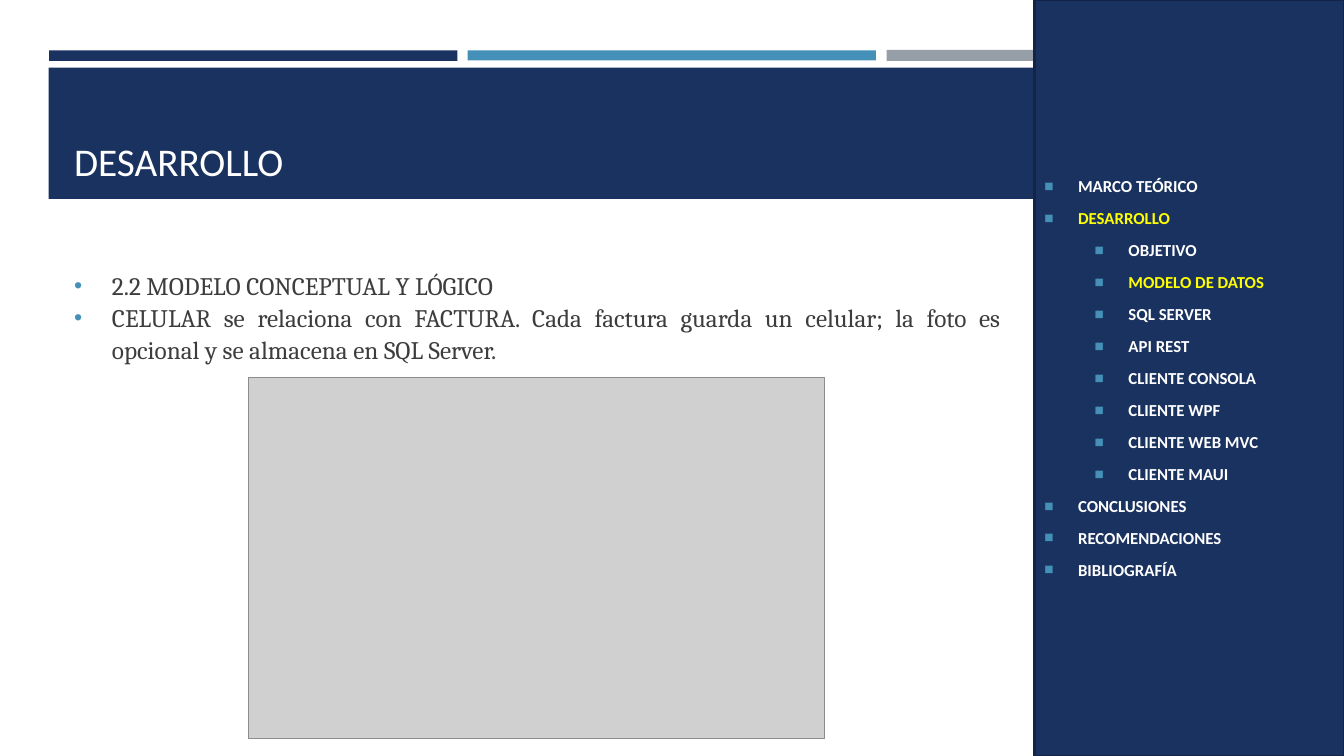
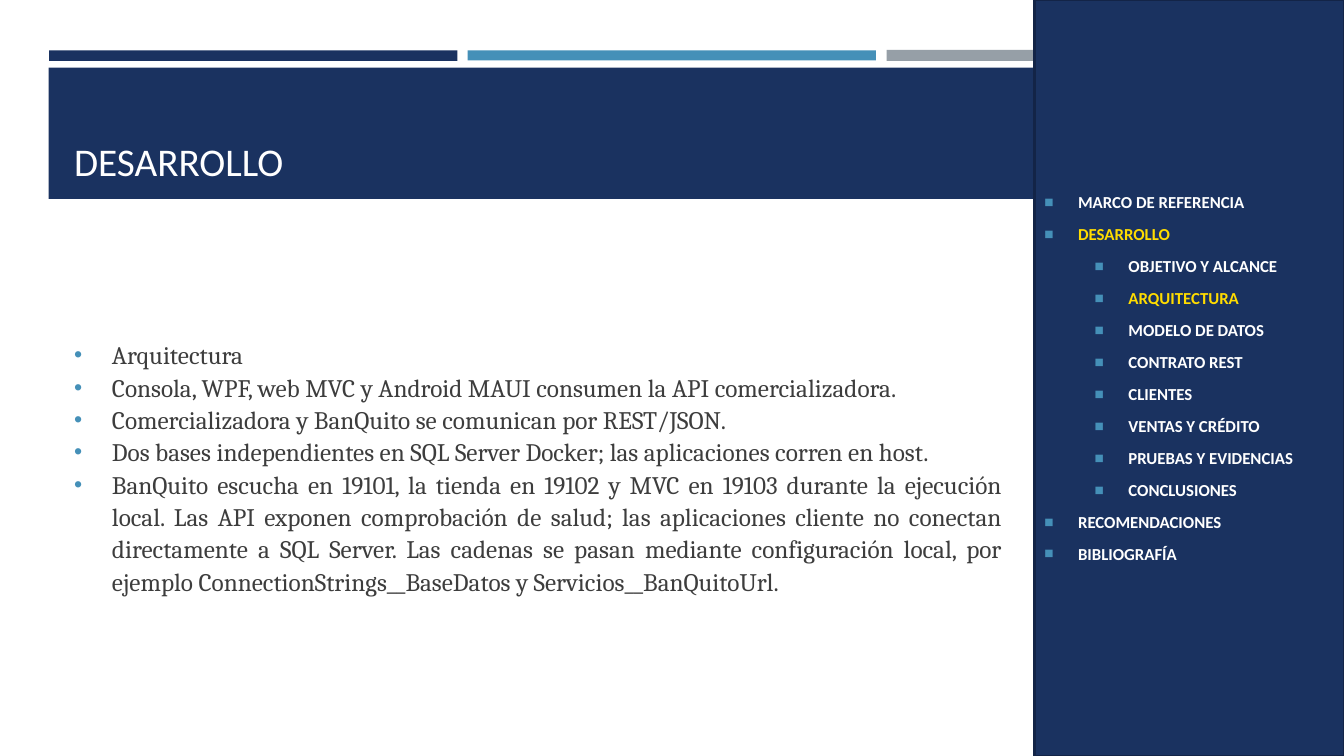
Before and after one commit to gamurigm/examen-arq-1, a slide deck: slide 4 of 05. DOCUMENTACION/02. PRESENTACION/PRESENTACION_CELULAR_BDDLOCAL_RESTFUL_DOTNET_GR09.pptx. Drawn at 1344x756 pixels with LibreOffice and Linux fonts; fonts in the diff are those of the drawing; grey boxes stand for pictures. Boxes give left, top, right and bottom in pixels: in the first picture for what was removed or moved away, otherwise in the second. Text is boxed around its words. In the diff, an @@ line names an element or a change of style, - is before the commit and + after.

```diff
--- a/05. DOCUMENTACION/02. PRESENTACION/PRESENTACION_CELULAR_BDDLOCAL_RESTFUL_DOTNET_GR09.pptx
+++ b/05. DOCUMENTACION/02. PRESENTACION/PRESENTACION_CELULAR_BDDLOCAL_RESTFUL_DOTNET_GR09.pptx
@@ text in rectangle at [1078,197,1245,208]: text changed @@
-■ MARCO TEÓRICO
+■ MARCO DE REFERENCIA
@@ text in rectangle at [1078,229,1264,496]: text colour #FFFF00 to #FFDC00 in "DESARROLLO"; text colour #FFFF00 to #FFFFFF in "MODELO DE DATOS"; indent changed @@
@@ text in rectangle at [1128,261,1277,306]: text changed @@
-  ■ OBJETIVO
+  ■ OBJETIVO Y ALCANCE
+  ■ ARQUITECTURA
@@ text at [112,347,1002,597]: text changed @@
-• 2.2 MODELO CONCEPTUAL Y LÓGICO
-• CELULAR se relaciona con FACTURA. Cada factura guarda un celular; la foto es opcional y se almacena en SQL Server.
+• Arquitectura
+• Consola, WPF, web MVC y Android MAUI consumen la API comercializadora.
+• Comercializadora y BanQuito se comunican por REST/JSON.
+• Dos bases independientes en SQL Server Docker; las aplicaciones corren en host.
+• BanQuito escucha en 19101, la tienda en 19102 y MVC en 19103 durante la ejecución local. Las API exponen comprobación de salud; las aplicaciones cliente no conectan directamente a SQL Server. Las cadenas se pasan mediante configuración local, por ejemplo ConnectionStrings__BaseDatos y Servicios__BanQuitoUrl.
@@ text in rectangle at [1128,357,1293,464]: text changed @@
-  ■ SQL SERVER
-  ■ API REST
-  ■ CLIENTE CONSOLA
-  ■ CLIENTE WPF
-  ■ CLIENTE WEB MVC
-  ■ CLIENTE MAUI
+  ■ CONTRATO REST
+  ■ CLIENTES
+  ■ VENTAS Y CRÉDITO
+  ■ PRUEBAS Y EVIDENCIAS
@@ picture removed at [249,378,825,739] @@
```
Also in this commit, not shown: 17 other slides changed, 51 slides added, 26 slides removed, 9 other files.
